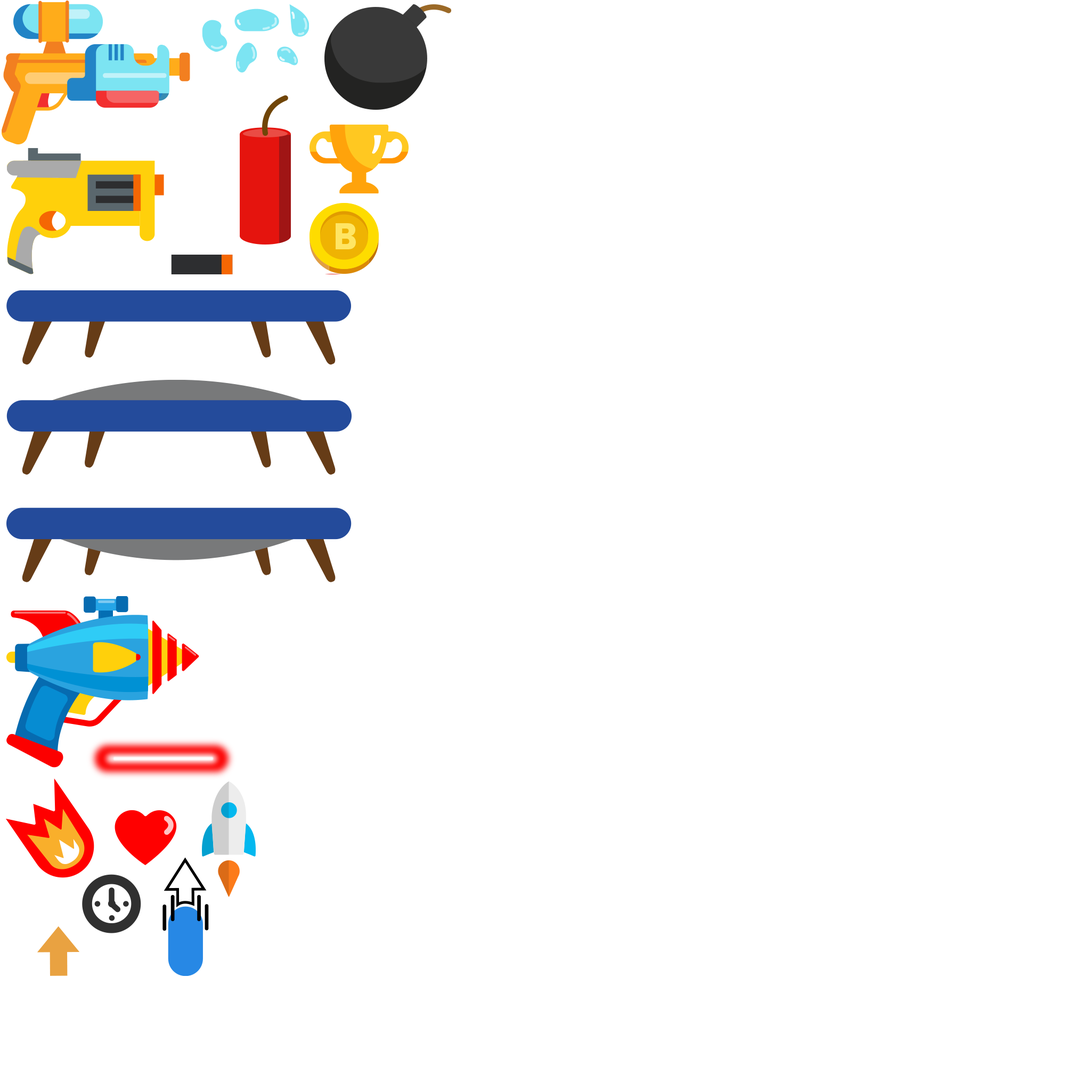
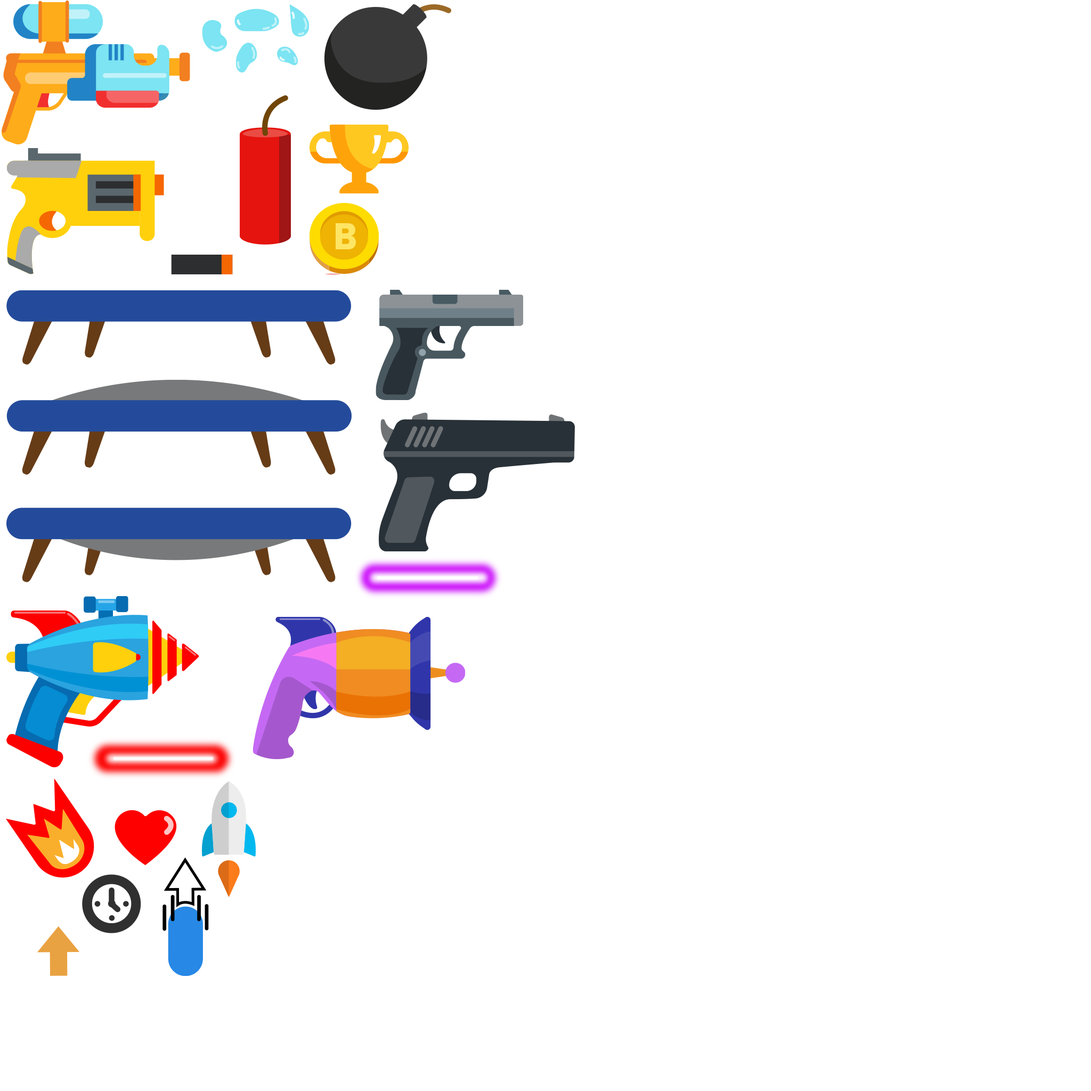
Layer changes from the first 1091 × 1091 image to the second:
added layer "guns" above "kid_laser2" over bbox(375, 289, 576, 553)
added layer "kid_laser2" above "icons" over bbox(252, 557, 503, 760)
